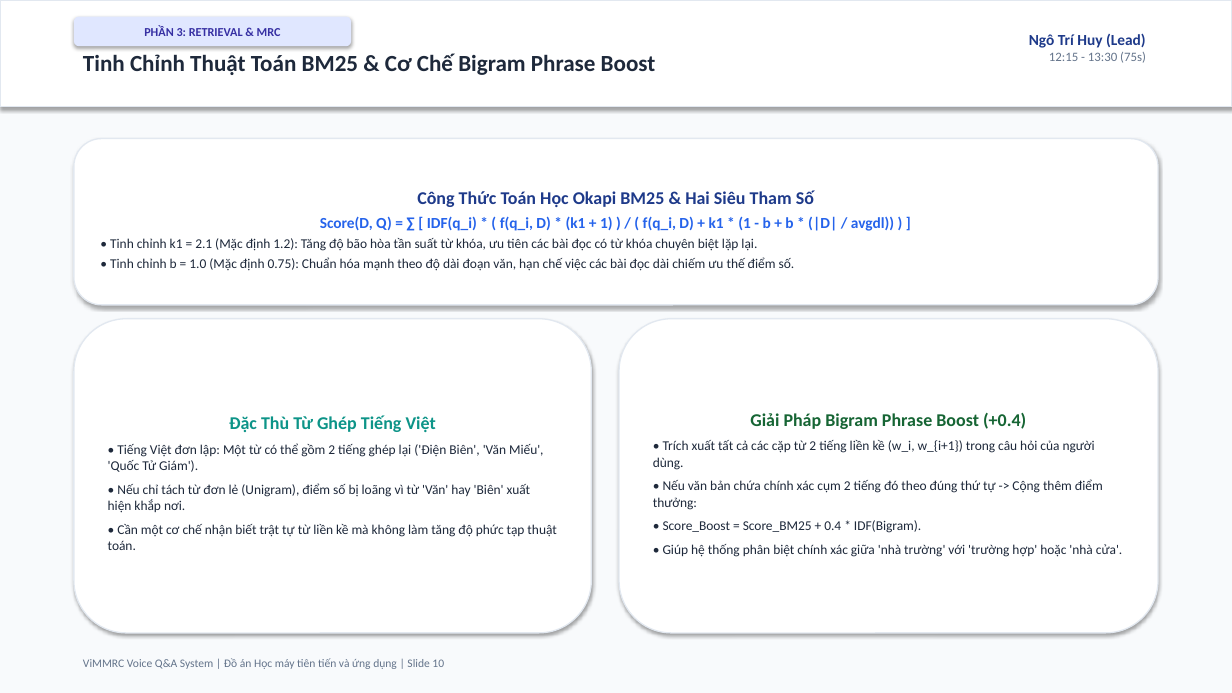
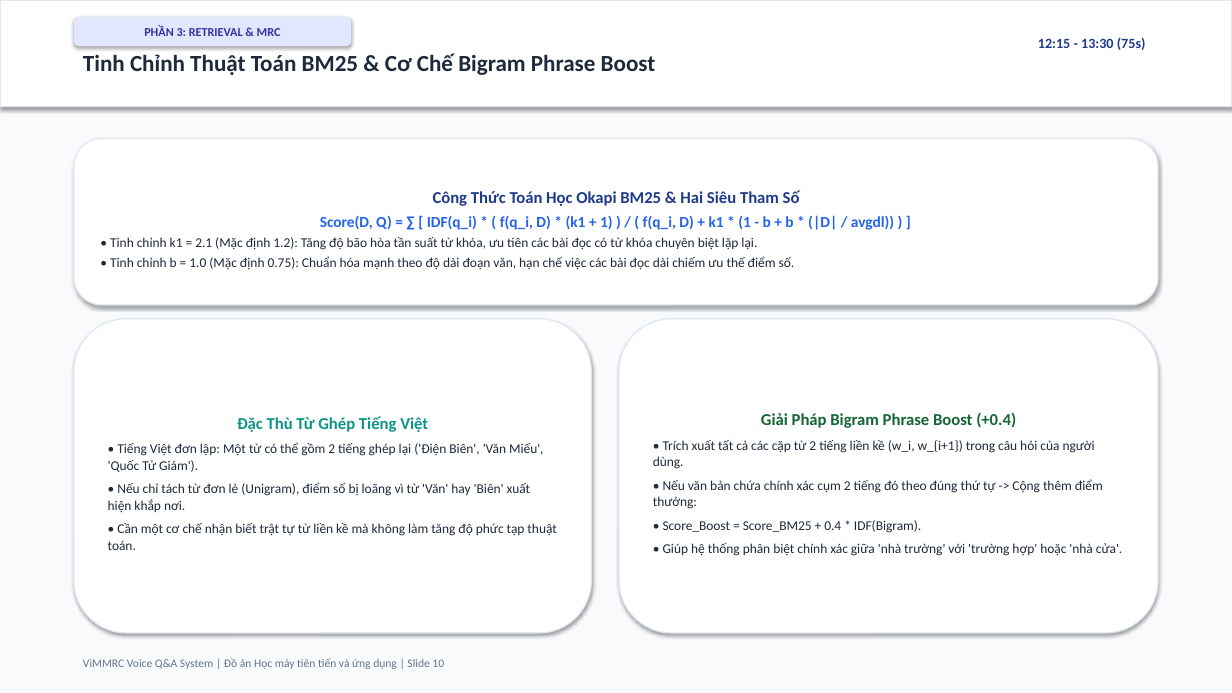
Before and after one commit to ngohuy04022000/vimmrc-qa-voice, a slide deck: slide 10 of docs/ViMMRC_Presentation_30min.pptx. Drawn at 1232x693 pixels with LibreOffice and Linux fonts; fonts in the diff are those of the drawing. Boxes give left, top, right and bottom in pixels: in the first picture for what was removed or moved away, otherwise in the second. Text is boxed around its words. In the diff, an @@ line names an element or a change of style, - is before the commit and + after.

```diff
--- a/docs/ViMMRC_Presentation_30min.pptx
+++ b/docs/ViMMRC_Presentation_30min.pptx
@@ text "12:15 - 13:30 (75s)" at (x1=1038, y1=37, x2=1146, y2=50): size 10 to 11 pt, text colour #64748B to #1E3A8A, bold on @@
@@ text at (x1=1029, y1=33, x2=1146, y2=48): paragraph removed @@
-Ngô Trí Huy (Lead)
@@ text in rounded rectangle at (x1=433, y1=190, x2=800, y2=206): size 14 to 13 pt in "Công Thức Toán Học Okapi BM25 & ..." @@
@@ text in rounded rectangle at (x1=237, y1=416, x2=428, y2=432): size 14 to 13 pt in "Đặc Thù Từ Ghép Tiếng Việt" @@
@@ text in rounded rectangle at (x1=761, y1=412, x2=1016, y2=428): size 14 to 13 pt in "Giải Pháp Bigram Phrase Boost (+0.4)" @@
```
Also in this commit, not shown: 23 other slides changed, 37 other files.
